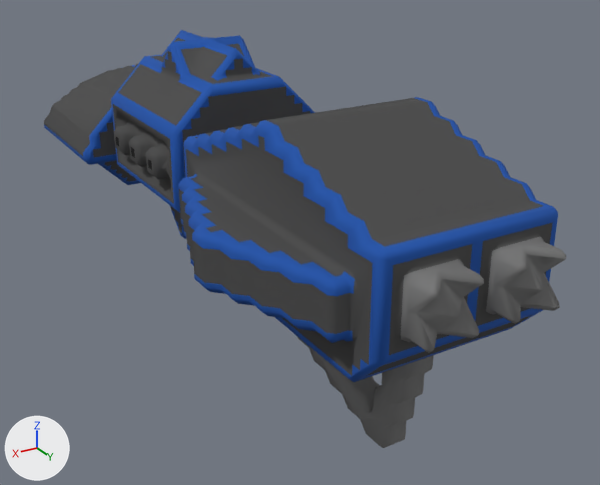
Renders of the OBJ model src/jsMain/resources/meshes/diadochi-2-azathoth-class.obj from each side of a commit.
Before and after are seen from a 50 mm camera at (39.0, 81.4, 46.4) aimed at (-5.8, 6.7, 9.1). Arrows for +X, +Y and +Z are at lower left; the lights stay in place. Where no turn or scale is listed for an object, it has been applied to the vertices.

In view in the first picture: 'diadochi-2-azathoth-class'.
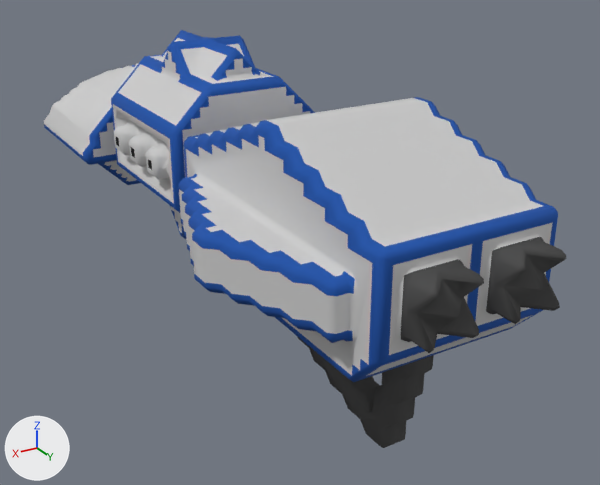
What differs and where, as boxes [x1, y1, x2, y2] in the pictures (600 x 485 px; the box of a moved part takes in the faces that stretch with it):
```json
{"part": 1, "of": "me_diadochi_2_azathoth_class", "change": "moved or reshaped", "before": [442, 246, 566, 319], "after": [418, 255, 565, 330]}
{"part": 2, "of": "me_diadochi_2_azathoth_class", "change": "surface changed", "before": [44, 38, 566, 448], "after": [44, 38, 566, 448]}
```

The change, as JSON lines over the scene's bpy script:
```json
{"block": "me_diadochi_2_azathoth_class", "where": "# used by ob_diadochi_2_azathoth_class; location = (0.0, 0.0, 0.0)"}
{"op": "remove", "block": "me_diadochi_2_azathoth_class", "code": "me_diadochi_2_azathoth_class.from_pydata(...)  # 2538 vertices, 4728 faces; spans x -14.5..14.5, y -44.0..44.0, z -0.1..30.9"}
{"op": "add", "block": "me_diadochi_2_azathoth_class", "code": "me_diadochi_2_azathoth_class.from_pydata(...)  # 2535 vertices, 4722 faces; spans x -14.5..14.5, y -44.0..44.0, z -0.1..30.9"}
{"block": "me_diadochi_2_azathoth_class", "change": "me_diadochi_2_azathoth_class part 1: 6 vertices moved from x -5.0..2.0, y 42.5..43.5, z 17.4..21.4 to x -6.0..3.0, y 42.5..43.5, z 17.9..21.4; 5 vertices removed from x -5.5..-2.5, y 42.5..43.5, z 17.4..21.9; 3 vertices added at x 3.0..5.5, y 43.0..43.5, z 18.9..21.4"}
{"block": "me_diadochi_2_azathoth_class", "change": "me_diadochi_2_azathoth_class part 2: 2498 kept faces spanning x -14.5..14.5, y -44.0..44.0, z -0.1..30.3 get new texture (UV) coordinates"}
```
